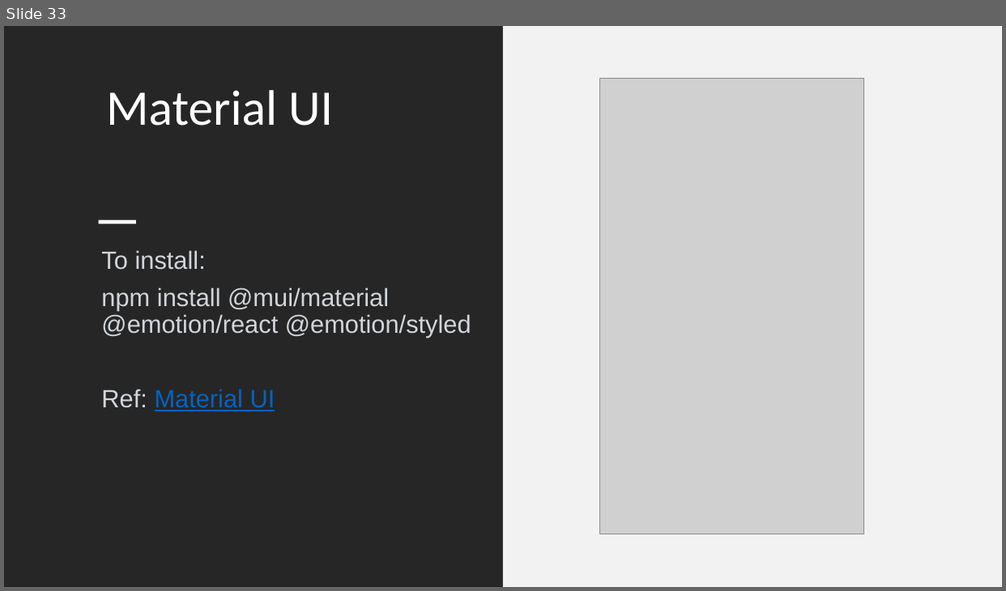
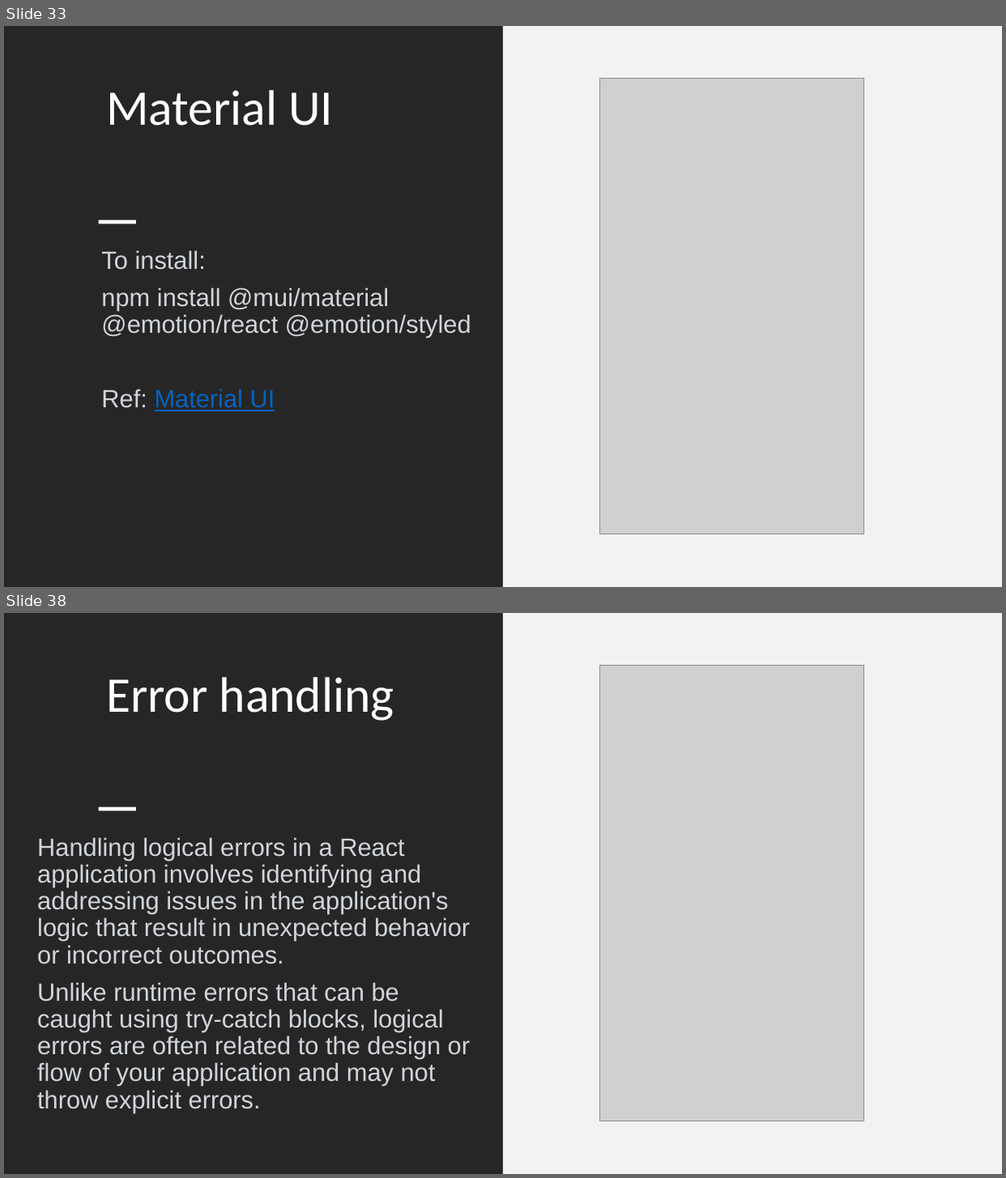
Before and after one commit to SivaPrasannaS/skg, a slide deck: react/study_materials/React.pptx. Shown one above the other, each under a label of ours: slide 33 before the commit, slides 33 and 38 after it; the slides between them are not shown. The pictures are 1006x591 and 1006x1178 pixels, drawn with LibreOffice and Linux fonts; fonts in the diff are those of the drawing; grey boxes stand for pictures. Boxes give left, top, right and bottom in pixels: in the first picture for what was removed or moved away, otherwise in the second. Text is boxed around its words. In the diff, an @@ line names an element or a change of style, - is before the commit and + after.

Commit message:
Updated content in react ppt

```diff
--- a/react/study_materials/React.pptx
+++ b/react/study_materials/React.pptx
@@ slide 38 added at (4,613,1002,1174), background #FFFFFF @@
@@ rectangle added at (4,613,503,1174), fill #262626 @@
@@ rectangle added at (503,613,1002,1174), fill #F2F2F2 @@
@@ title added at (106,677,394,721), 48 pt, text #FFFFFF @@
+Error handling
@@ picture added at (600,666,865,1122) @@
@@ rectangle added at (98,807,136,811), fill #FFFFFF @@
@@ text added at (37,837,470,1113), 24 pt, text #D1D5DB @@
+Handling logical errors in a React application involves identifying and addressing issues in the application's logic that result in unexpected behavior or incorrect outcomes.
+Unlike runtime errors that can be caught using try-catch blocks, logical errors are often related to the design or flow of your application and may not throw explicit errors.
```
Also in this commit, not shown: 9 other slides added, 7 other files.
